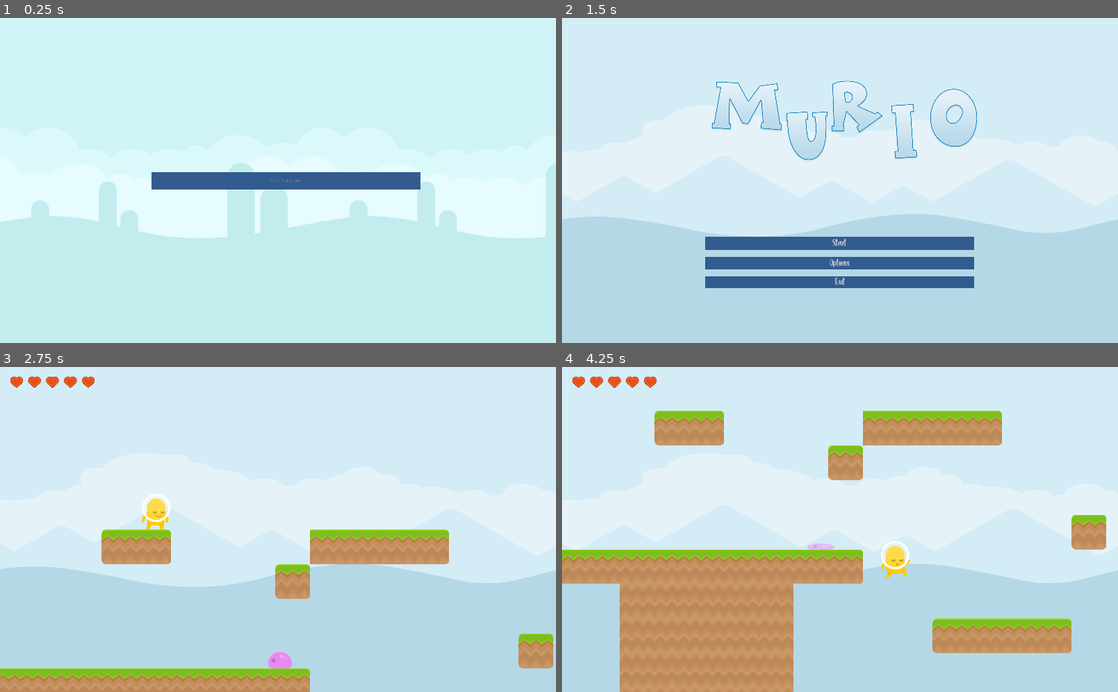
Above: before the commit, frames 1-4 (two rows, left to right).
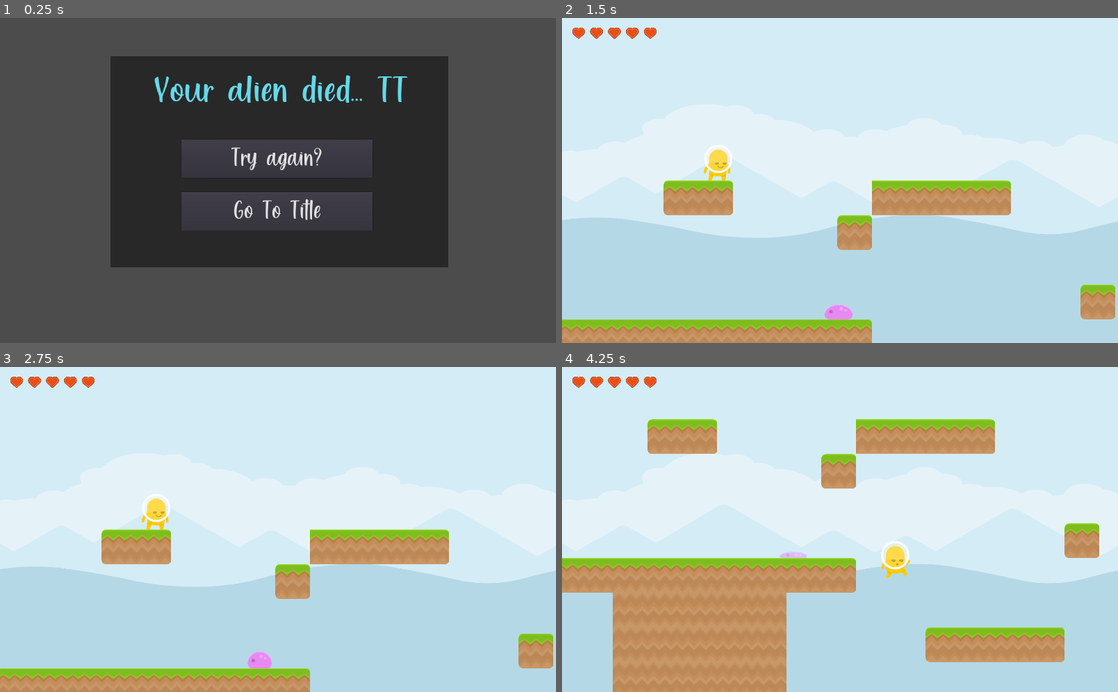
Above: after the commit, the same moments.

Repository: hellensoloviy/murio
Game: Godot game, scene res://scenes/UI/game_over_screen.tscn
Same seed, same stepped clock (60 frames per second), same inputs: the game is played once before the commit and once after it. This scene is started directly instead of the project's main scene.
Inputs (mouse positions are in pixels of both pictures, inside the frame that each line leads up to):
- Up to frame 1 (0.25 s): no input
- Up to frame 2 (1.5 s): click (840, 157) at 0.5 s, where only the run after the commit has a clickable "Try again?"; click (845, 180) at 1.25 s, where only the run before the commit has a clickable "Go To Title Screen"
- Up to frame 3 (2.75 s): click (278, 591) at 2 s, where only the run before the commit has a clickable "Start"
- Up to frame 4 (4.25 s): hold D (move_right) from 2.78 s (still down); tap W (jump) at 3.02, 3.77 s

The runs differ from the first frame. In frame 1, 100% of the frame differs, in the area x 0-100%, y 0-100%; in frame 2, 18%; in frame 3, 0.3%; in frame 4, 11%.

Commit message:
MRO-24, add game over screen (v1);

Diff:
--- a/scenes/UI/game_over_screen.gd
+++ b/scenes/UI/game_over_screen.gd
@@ -1,9 +1,16 @@
 extends Control
 
 const menu_screen_path = "res://scenes/UI/Menu.tscn"
+const start_again_path = "res://MainScene.tscn"
 
 func _ready():
 	pass
 
-func _on_go_to_title_button_pressed():
+
+func _on_go_to_title_screen_pressed():
 	get_tree().change_scene(menu_screen_path)
+
+
+func _on_load_game_button_pressed():
+	#TODO: -
+	get_tree().change_scene(start_again_path)
--- a/scenes/UI/game_over_screen.tscn
+++ b/scenes/UI/game_over_screen.tscn
@@ -1,15 +1,18 @@
 [gd_scene load_steps=5 format=2]
 
-[ext_resource path="res://sprites/backgrounds/blue_grass.png" type="Texture" id=1]
+[ext_resource path="res://fonts/ Kind and Rich - Personal Use.otf" type="DynamicFontData" id=1]
 [ext_resource path="res://scenes/UI/game_over_screen.gd" type="Script" id=2]
 
-[sub_resource type="StyleBoxFlat" id=1]
-bg_color = Color( 0.576471, 0.709804, 0.882353, 1 )
+[sub_resource type="DynamicFont" id=1]
+size = 200
+outline_color = Color( 0.215686, 0.811765, 0.960784, 1 )
+font_data = ExtResource( 1 )
 
-[sub_resource type="StyleBoxFlat" id=2]
-bg_color = Color( 0.2, 0.360784, 0.564706, 1 )
+[sub_resource type="DynamicFont" id=2]
+size = 127
+font_data = ExtResource( 1 )
 
-[node name="root_control" type="Control"]
+[node name="game_over_screen" type="Control"]
 anchor_right = 1.0
 anchor_bottom = 1.0
 script = ExtResource( 2 )
@@ -17,30 +20,58 @@
 "_edit_use_anchors_": false
 }
 
-[node name="ParallaxBackground" type="ParallaxBackground" parent="."]
-
-[node name="blue_grass" type="Sprite" parent="ParallaxBackground"]
-position = Vector2( 582.743, 592.735 )
-scale = Vector2( 1.15368, 1.18606 )
-texture = ExtResource( 1 )
-
-[node name="blue_grass2" type="Sprite" parent="ParallaxBackground"]
-position = Vector2( 1755.66, 592.735 )
-scale = Vector2( 1.15368, 1.18606 )
-texture = ExtResource( 1 )
-
-[node name="go_to_title_button" type="Button" parent="."]
-margin_left = 558.0
-margin_top = 570.0
-margin_right = 1549.0
-margin_bottom = 633.0
-rect_min_size = Vector2( 0, 44 )
-rect_pivot_offset = Vector2( 339.611, 22 )
-custom_styles/hover = SubResource( 1 )
-custom_styles/normal = SubResource( 2 )
-text = "Go To Title Screen"
+[node name="ColorRect" type="ColorRect" parent="."]
+margin_left = 406.0
+margin_top = 142.0
+margin_right = 1652.0
+margin_bottom = 891.0
+rect_scale = Vector2( 1, 1.04 )
+color = Color( 0.0352941, 0.027451, 0.027451, 0.513726 )
 __meta__ = {
 "_edit_use_anchors_": false
 }
 
-[connection signal="pressed" from="go_to_title_button" to="." method="_on_go_to_title_button_pressed"]
+[node name="Label" type="Label" parent="."]
+modulate = Color( 0.396078, 0.854902, 0.921569, 1 )
+anchor_right = 1.0
+anchor_bottom = 0.989
+margin_left = 566.219
+margin_top = 208.012
+margin_right = -543.781
+margin_bottom = -549.788
+rect_scale = Vector2( 1, 0.879999 )
+custom_fonts/font = SubResource( 1 )
+text = "Your alien died... T_T
+
+"
+__meta__ = {
+"_edit_use_anchors_": false
+}
+
+[node name="load_game_button" type="Button" parent="."]
+margin_left = 667.835
+margin_top = 447.937
+margin_right = 1372.84
+margin_bottom = 589.937
+custom_fonts/font = SubResource( 2 )
+text = "Try again?"
+__meta__ = {
+"_edit_use_anchors_": false
+}
+
+[node name="go_to_title_screen" type="Button" parent="."]
+anchor_top = -0.00670186
+anchor_bottom = -0.00670186
+margin_left = 667.835
+margin_top = 651.878
+margin_right = 1372.84
+margin_bottom = 793.878
+rect_pivot_offset = Vector2( 637.288, 142 )
+custom_fonts/font = SubResource( 2 )
+text = "Go To Title"
+__meta__ = {
+"_edit_use_anchors_": false
+}
+
+[connection signal="pressed" from="load_game_button" to="." method="_on_load_game_button_pressed"]
+[connection signal="pressed" from="go_to_title_screen" to="." method="_on_go_to_title_screen_pressed"]
Not shown: 2 places in scenes/UI/Pause_screen.tscn that only renumber resources
